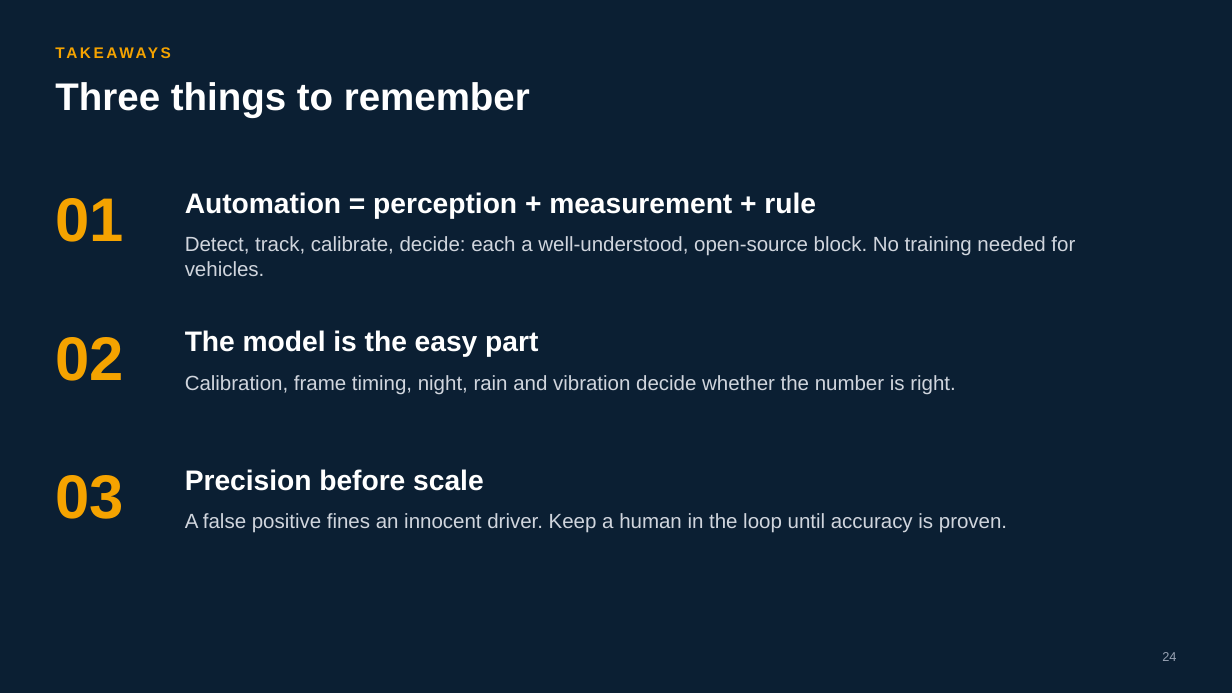
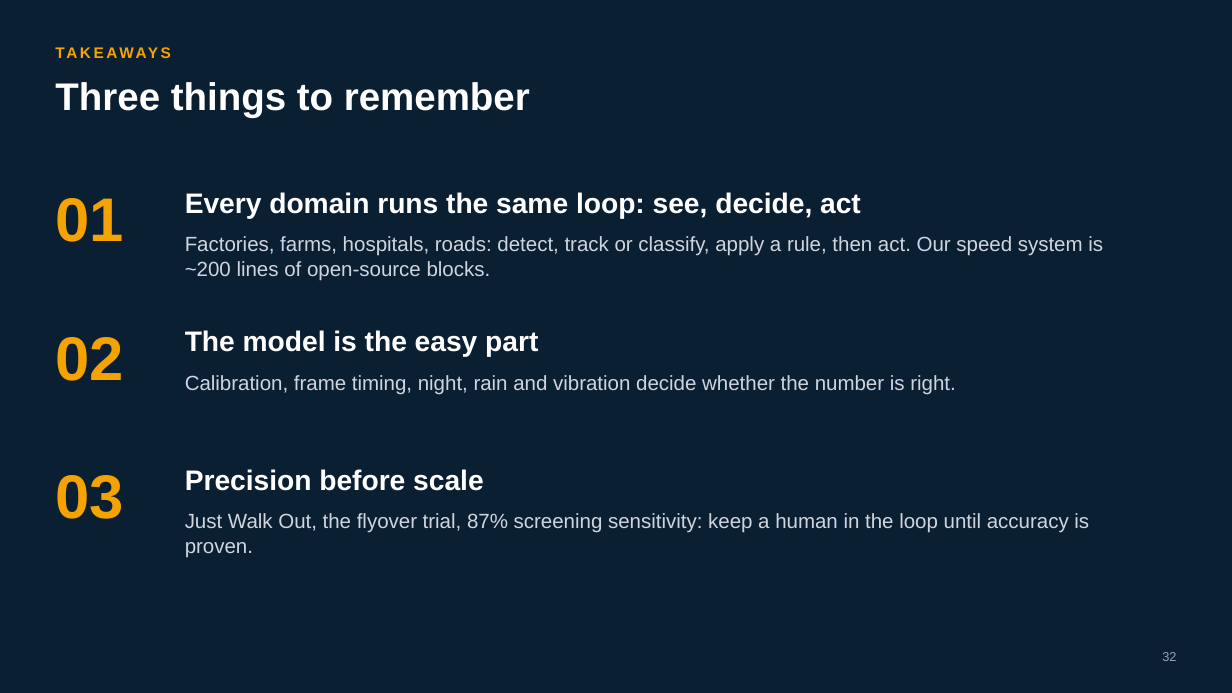
Before and after one commit to Prem-Dharshan/20XW97, a slide deck: slide 32 of cv-automation-ppt/CV_and_Automation.pptx (slide 24 before the commit). Drawn at 1232x693 pixels with LibreOffice and Linux fonts; fonts in the diff are those of the drawing. Boxes give left, top, right and bottom in pixels: in the first picture for what was removed or moved away, otherwise in the second. Text is boxed around its words. In the diff, an @@ line names an element or a change of style, - is before the commit and + after.

```diff
--- a/cv-automation-ppt/CV_and_Automation.pptx
+++ b/cv-automation-ppt/CV_and_Automation.pptx
@@ text at [185,192,861,218]: text changed @@
-Automation = perception + measurement + rule
+Every domain runs the same loop: see, decide, act
@@ text at [185,236,1103,281]: text changed @@
-Detect, track, calibrate, decide: each a well-understood, open-source block. No training needed for vehicles.
+Factories, farms, hospitals, roads: detect, track or classify, apply a rule, then act. Our speed system is ~200 lines of open-source blocks.
@@ text at [185,513,1089,558]: text changed @@
-A false positive fines an innocent driver. Keep a human in the loop until accuracy is proven.
+Just Walk Out, the flyover trial, 87% screening sensitivity: keep a human in the loop until accuracy is proven.
@@ page number at [1162,652,1176,661]: text changed @@
-24
+32
```
Also in this commit, not shown: 22 other slides changed, 9 slides added, 1 slide removed, 2 other files.
